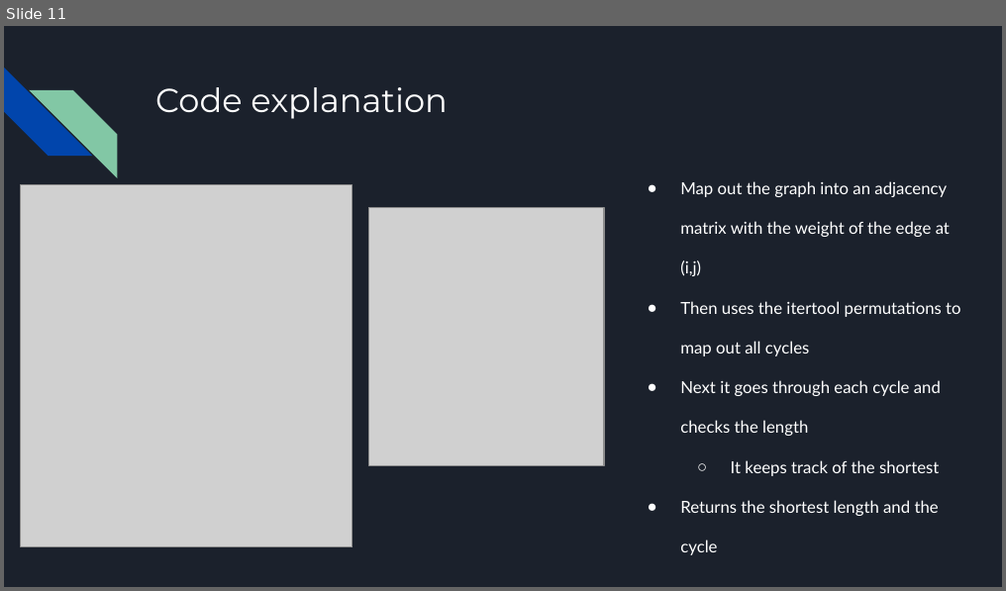
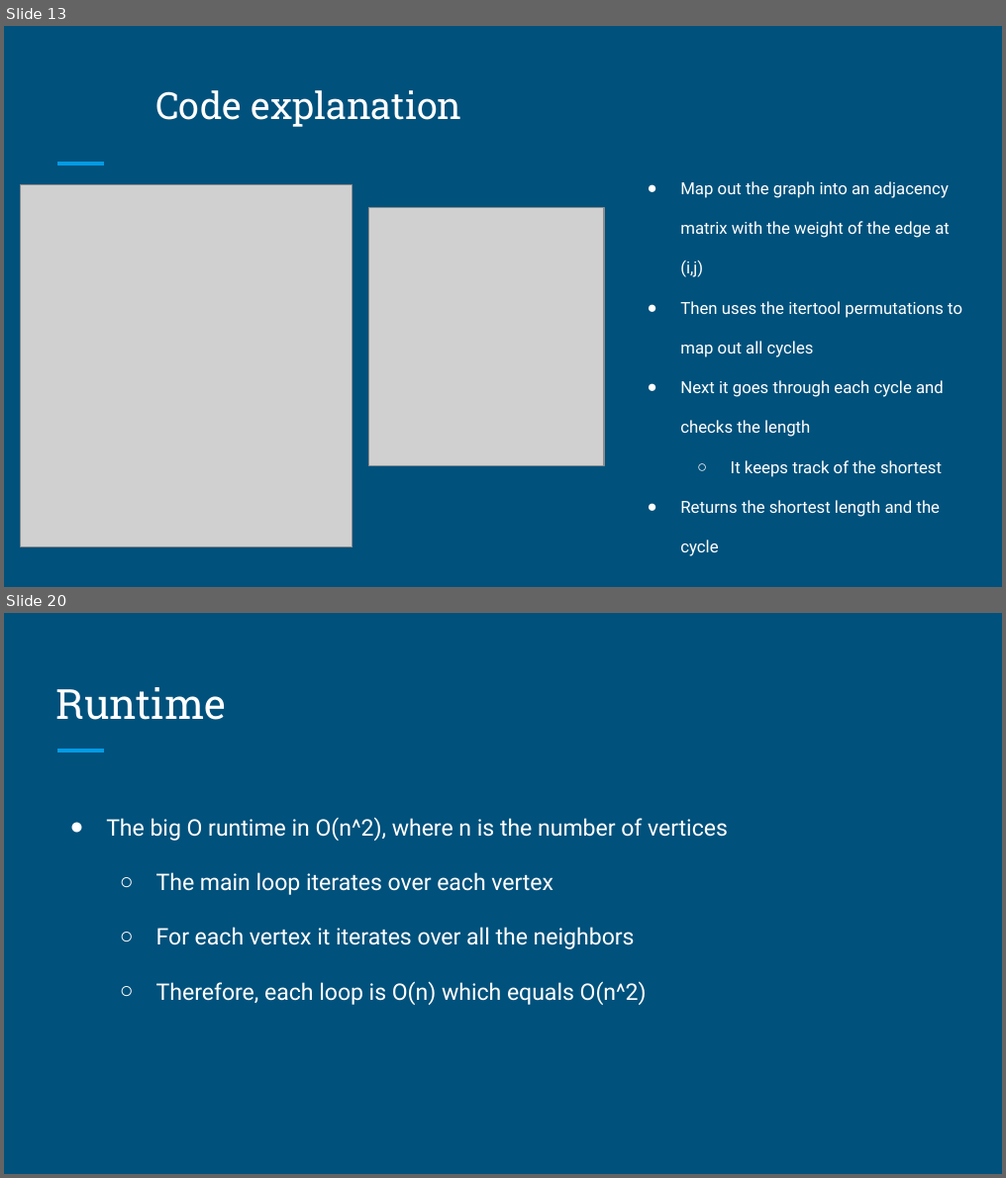
Before and after one commit to yehunj/np-project, a slide deck: presentations/Problem Presentation.pptx. Shown one above the other, each under a label of ours: slide 11 before the commit, slides 13 and 20 after it; the slides between them are not shown. The pictures are 1006x591 and 1006x1178 pixels, drawn with LibreOffice and Linux fonts; fonts in the diff are those of the drawing; grey boxes stand for pictures. Boxes give left, top, right and bottom in pixels: in the first picture for what was removed or moved away, otherwise in the second. Text is boxed around its words. In the diff, an @@ line names an element or a change of style, - is before the commit and + after.

```diff
--- a/presentations/Problem Presentation.pptx
+++ b/presentations/Problem Presentation.pptx
@@ slide 20 added at (4,613,1002,1174), background #00517C; not listed: 1 template element that a slide beside it also shows @@
@@ title added at (56,687,226,720), 30 pt, text #FFFFFF @@
+Runtime
@@ text added at (106,817,728,1005), 16.5 pt, text #FFFFFF @@
+● The big O runtime in O(n^2), where n is the number of vertices
+  ○ The main loop iterates over each vertex
+  ○ For each vertex it iterates over all the neighbors
+  ○ Therefore, each loop is O(n) which equals O(n^2)
@@ what was slide 11 is now slide 13 @@
@@ slide 13 changed as well @@
@@ background #1B212C to #00517C @@
@@ diag stripe removed at (4,68,92,156) @@
@@ title "Code explanation" at (155,90,462,127): size 24 to 27 pt, font Montserrat to Roboto Slab; vertical alignment top to bottom @@
@@ diag stripe removed at (29,90,117,177) @@
@@ line added from (57, 164) to (104, 164), #039BE5 3 pt @@
@@ text "Map out the graph into ..." at (680,181,962,557): font Lato to Roboto @@
```
Also in this commit, not shown: 10 other slides changed, 9 other slides added, 2 slides removed, 2 other files.
